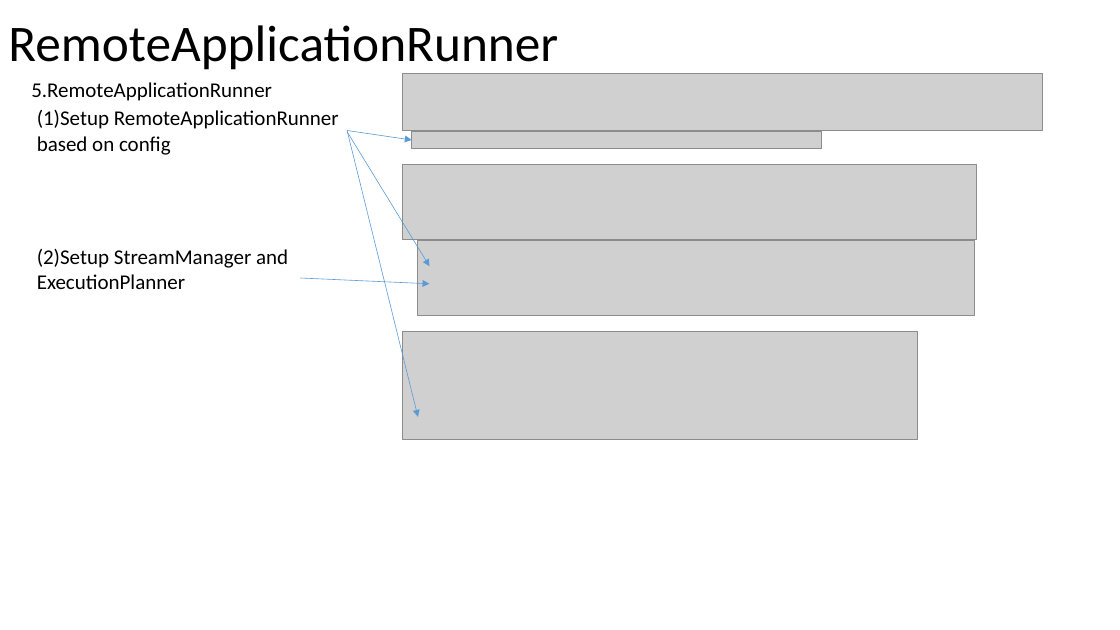
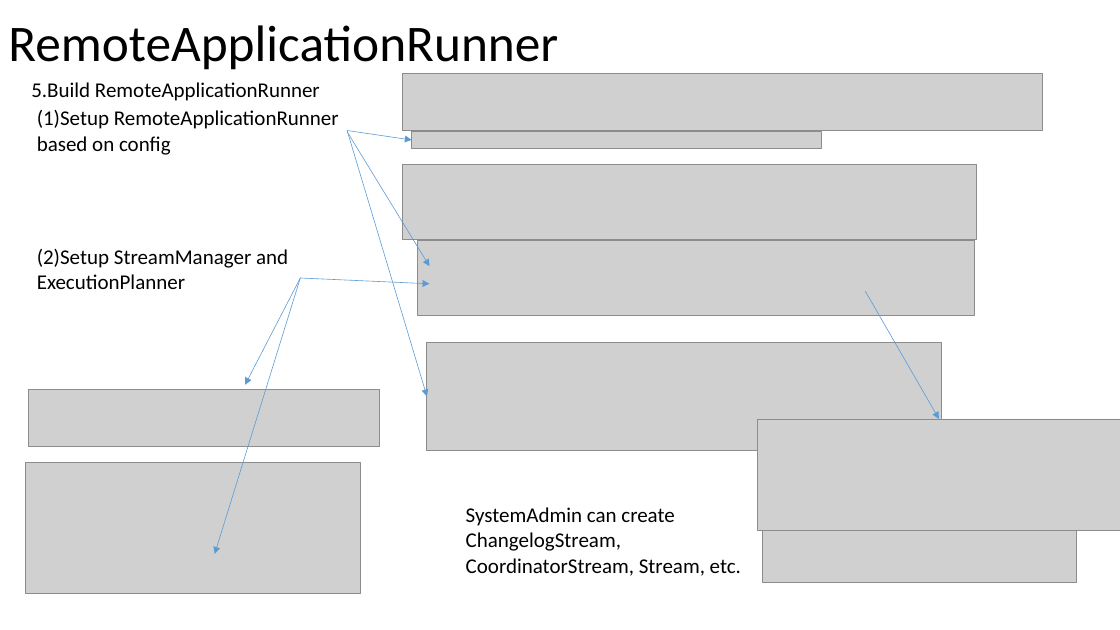
Before and after one commit to Swrrt/Samza-Documents, a slide deck: slide 18 of Documentation/SamzaStructure.pptx. Drawn at 1120x630 pixels with LibreOffice and Linux fonts; fonts in the diff are those of the drawing; grey boxes stand for pictures. Boxes give left, top, right and bottom in pixels: in the first picture for what was removed or moved away, otherwise in the second. Text is boxed around its words. In the diff, an @@ line names an element or a change of style, - is before the commit and + after.

Commit message:
StreamGraph and ExecutionPlan

```diff
--- a/Documentation/SamzaStructure.pptx
+++ b/Documentation/SamzaStructure.pptx
@@ text at (31,82,320,101): text changed @@
-5.RemoteApplicationRunner
+5.Build RemoteApplicationRunner
@@ arrow moved from (347, 130) - (418, 417) to (347, 130) - (427, 397) @@
@@ arrow added from (301, 278) to (215, 554), #5B9BD5 0.5 pt @@
@@ arrow added from (301, 278) to (245, 385), #5B9BD5 0.5 pt @@
@@ arrow added from (865, 291) to (939, 419), #5B9BD5 0.5 pt @@
@@ picture: place and size @@
-picture at (402,331,917,439)
+picture at (427,342,941,450)
@@ picture added at (29,389,380,446) @@
@@ picture added at (758,419,1120,530) @@
@@ picture added at (25,463,360,594) @@
@@ text added at (466,507,741,576), 18 pt, text #000000 @@
+SystemAdmin can create ChangelogStream, CoordinatorStream, Stream, etc.
@@ picture added at (763,525,1077,582) @@
```
Also in this commit, not shown: 3 other slides changed, 4 slides added.
